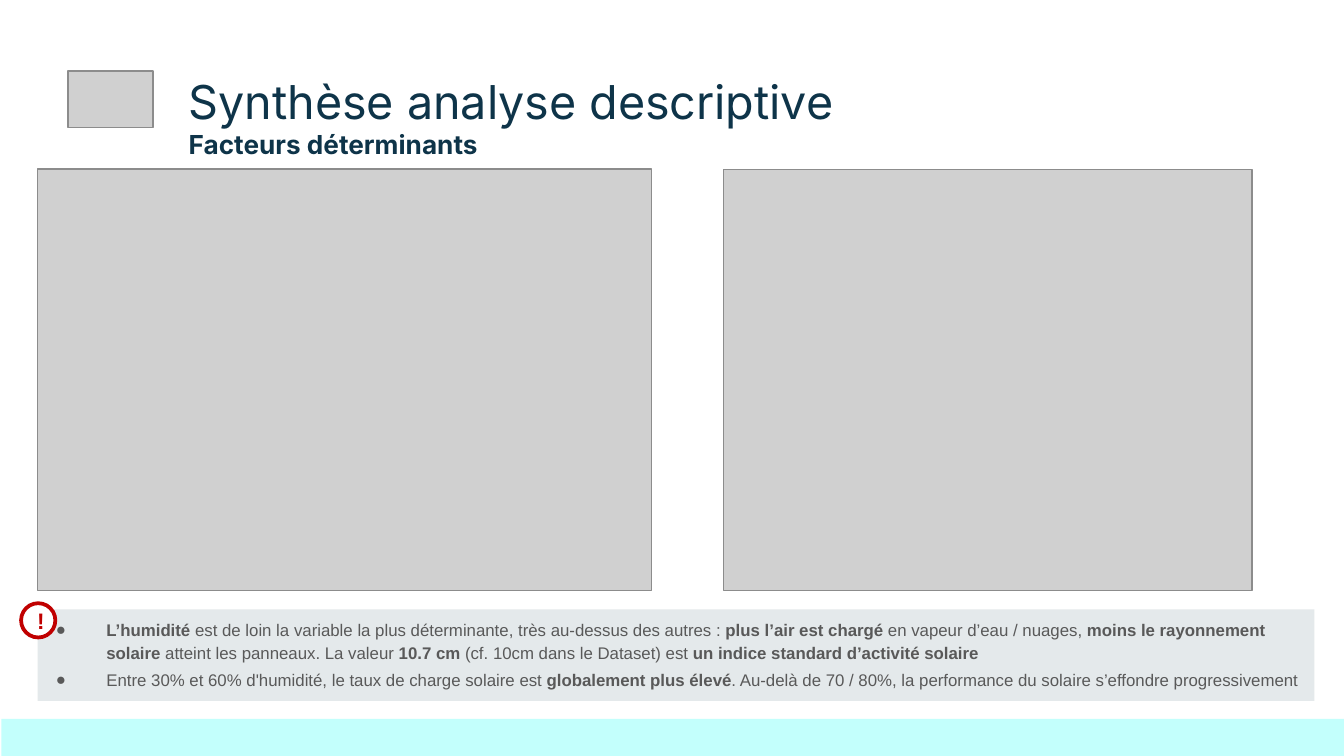
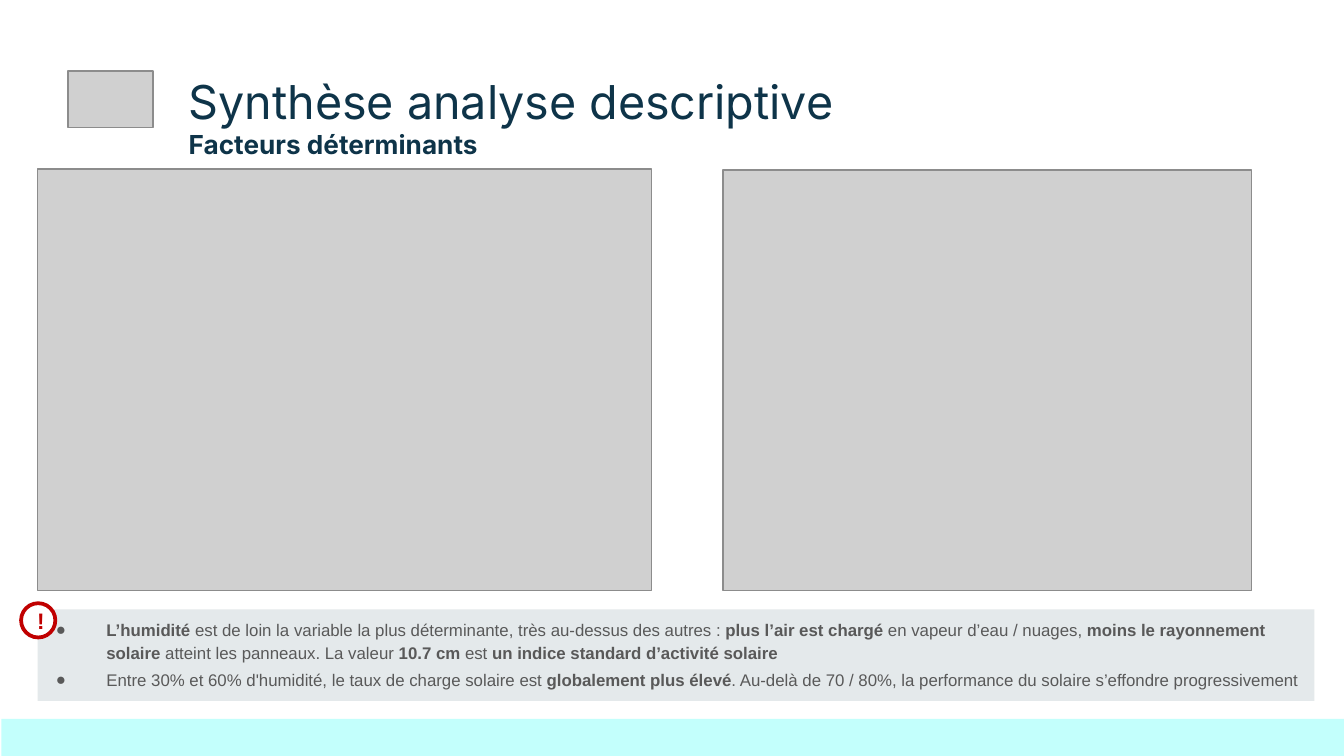
Before and after one commit to Sheikoh/REnergies_efficiency_prediction, a slide deck: slide 9 of presentation/dsfs_ft_36_Projet_REnergies_efficiency_prediction.pptx. Drawn at 1344x756 pixels with LibreOffice and Linux fonts; fonts in the diff are those of the drawing; grey boxes stand for pictures. Boxes give left, top, right and bottom in pixels: in the first picture for what was removed or moved away, otherwise in the second. Text is boxed around its words. In the diff, an @@ line names an element or a change of style, - is before the commit and + after.

```diff
--- a/presentation/dsfs_ft_36_Projet_REnergies_efficiency_prediction.pptx
+++ b/presentation/dsfs_ft_36_Projet_REnergies_efficiency_prediction.pptx
@@ text at [106, 623, 1265, 663]: text changed @@
-● L’humidité est de loin la variable la plus déterminante, très au-dessus des autres : plus l’air est chargé en vapeur d’eau / nuages, moins le rayonnement solaire atteint les panneaux. La valeur 10.7 cm (cf. 10cm dans le Dataset) est un indice standard d’activité solaire
+● L’humidité est de loin la variable la plus déterminante, très au-dessus des autres : plus l’air est chargé en vapeur d’eau / nuages, moins le rayonnement solaire atteint les panneaux. La valeur 10.7 cm est un indice standard d’activité solaire
```
Also in this commit, not shown: 1 other slide changed, 1 slide added.
